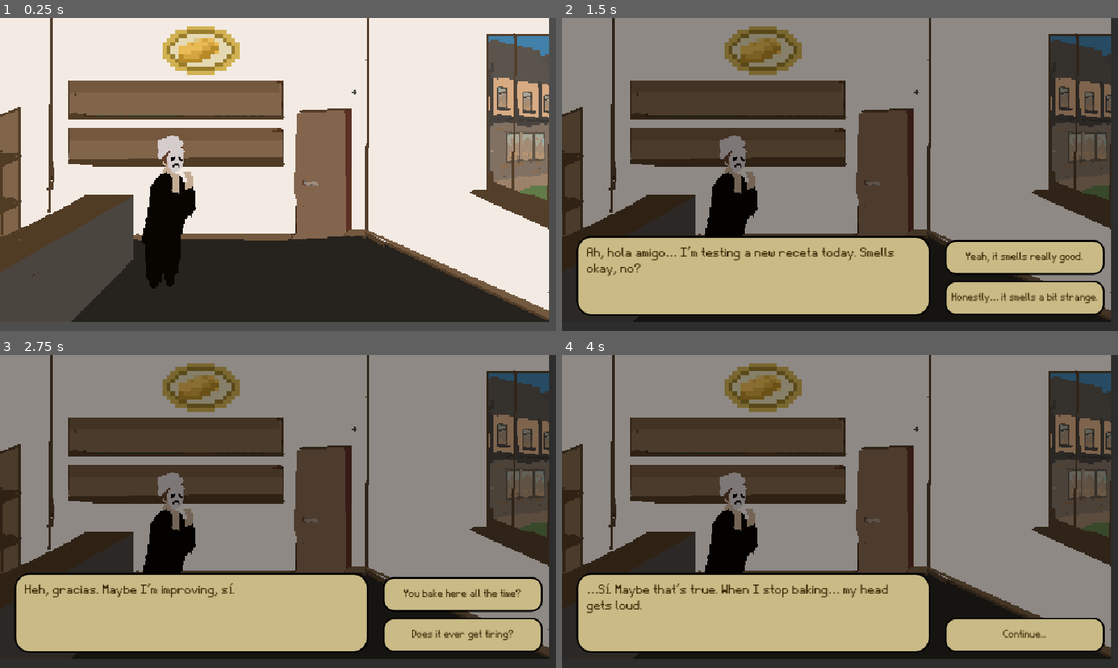
Above: before the commit, frames 1-4 (two rows, left to right).
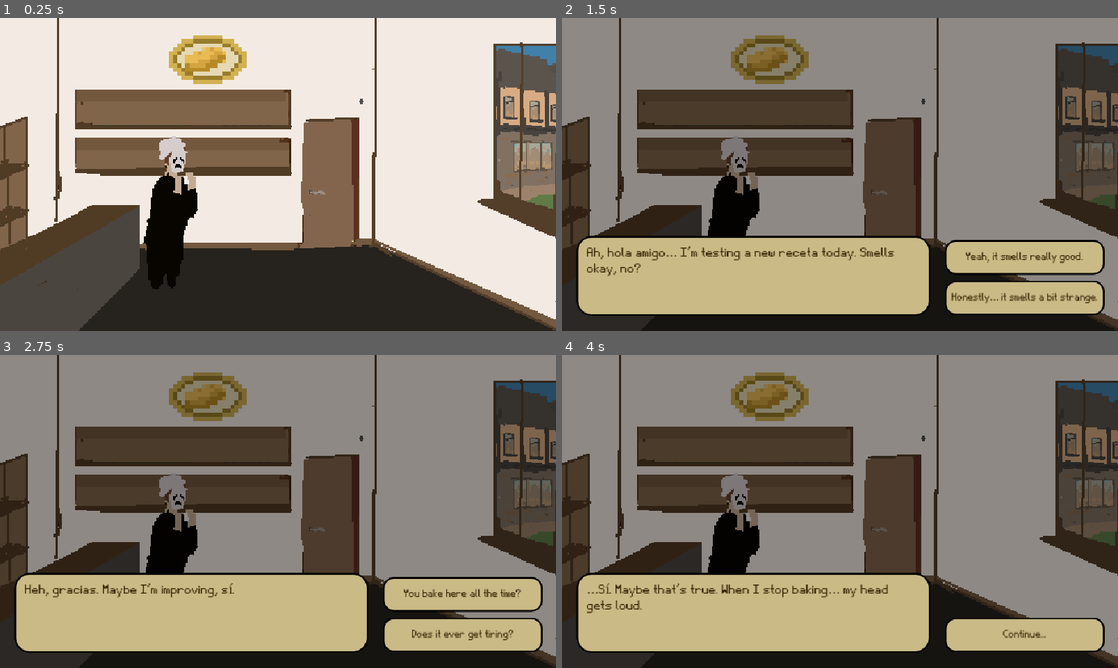
Above: after the commit, the same moments.

Repository: MichaelRRyan/GGJ-2026-Unmasked
Game: Godot game, scene res://Levels/level_bakery.tscn
The game is run twice, just before and just after one commit, with the same random seed, the same clock (stepped at 60 frames per second) and the same inputs. This scene is started directly instead of the project's main scene. The engine's default icon, where the game draws it, is replaced by a stand-in: a white triangle on a blue panel in a dark square.
Inputs (mouse positions are in pixels of both pictures, inside the frame that each line leads up to):
- Up to frame 1 (0.25 s): no input
- Up to frame 2 (1.5 s): tap Enter at 0.5 s; move the mouse to (962, 158) at 0.52 s; press the mouse at (962, 158) at 0.53 s; tap Space at 1.25 s; move the mouse to (728, 190) at 1.27 s; release the mouse at (728, 190) at 1.28 s; click (728, 190) at 1.35 s
- Up to frame 3 (2.75 s): click "Yeah, it smells really good." at 2 s
- Up to frame 4 (4 s): click "You bake here all the time?" at 2.75 s; click "Sounds like work helps you av…" at 3.5 s

The runs differ from the first frame. In frame 1, 27% of the frame differs, in the area x 0-100%, y 0-100%; in frame 2, 21%; in frame 3, 21%; in frame 4, 21%.

Commit message:
Fixed dialogue bugs and adjusted backgrounds

Diff:
--- a/Features/DialogueSystem/dialogue_data.gd
+++ b/Features/DialogueSystem/dialogue_data.gd
@@ -3,7 +3,7 @@
 var text : String = ""
 var speaker_name : String = ""
 var next_dialogue_tag : String = ""
-var responses : Array = [] # Contains dialogue data?
+var responses : Array = [] # Contains dialogue data
 
 
 func _init(dialogue_json: Dictionary) -> void:
--- a/Features/DialogueSystem/dialogue_interface.gd
+++ b/Features/DialogueSystem/dialogue_interface.gd
@@ -26,18 +26,30 @@
 
 		# Display dialogue options as buttons.
 		if not dialogue_data.responses.is_empty():
-			for i in dialogue_data.responses.size():
-				var optionScene : Button = ResponseOptionScene.instantiate()
-				optionScene.text = dialogue_data.responses[i].text
-				optionScene.connect("pressed", _option_selected.bind(i))
-				$DialogueOptions.add_child(optionScene)
+			_add_response_options(dialogue_data.responses)
 
-		# Else display a "Continue..." button,
-		else:
-			var optionScene : Button = ResponseOptionScene.instantiate()
-			optionScene.text = "Continue..."
-			optionScene.connect("pressed", _on_continue_pressed)
-			$DialogueOptions.add_child(optionScene)
+		else: # Else display a "Continue..." button,
+			_add_continue_button()
+
+	else:
+		_add_continue_button()
+
+
+#-------------------------------------------------------------------------------
+func _add_response_options(responses : Array) -> void:
+	for i in responses.size():
+		var optionScene : Button = ResponseOptionScene.instantiate()
+		optionScene.text = responses[i].text
+		optionScene.connect("pressed", _option_selected.bind(i))
+		$DialogueOptions.add_child(optionScene)
+
+
+#-------------------------------------------------------------------------------
+func _add_continue_button() -> void:
+	var optionScene : Button = ResponseOptionScene.instantiate()
+	optionScene.text = "Continue..."
+	optionScene.connect("pressed", _on_continue_pressed)
+	$DialogueOptions.add_child(optionScene)
 
 
 #-------------------------------------------------------------------------------
--- a/Levels/level_bakery.tscn
+++ b/Levels/level_bakery.tscn
@@ -1,22 +1,20 @@
-[gd_scene format=3 uid="uid://xqfivvuoaboy"]
+[gd_scene format=3 uid="uid://dntulj0epjws1"]
 
 [ext_resource type="PackedScene" uid="uid://p8me13tpt1is" path="res://Levels/level_base.tscn" id="1_gbif7"]
 [ext_resource type="PackedScene" uid="uid://cja4dwr4nk8gf" path="res://Features/Door2D/door.tscn" id="2_6qocl"]
 [ext_resource type="Texture2D" uid="uid://ca1rf3io7v4sm" path="res://Assets/Images/bakery/bakery_location.png" id="2_imupn"]
-[ext_resource type="PackedScene" uid="uid://s1to4w3wy36g" path="res://Features/NPC2D/baker.tscn" id="5_40o6h"]
+[ext_resource type="PackedScene" path="res://Features/NPC2D/baker.tscn" id="5_40o6h"]
 
 [node name="LevelBase" unique_id=391544845 instance=ExtResource("1_gbif7")]
 
-[node name="Pub" type="Sprite2D" parent="." index="0" unique_id=2086786960]
-texture_filter = 1
-position = Vector2(-6, -8)
+[node name="Background" parent="." index="0" unique_id=2026553354]
 texture = ExtResource("2_imupn")
 
+[node name="Baker" parent="." index="3" unique_id=2110108148 instance=ExtResource("5_40o6h")]
+position = Vector2(-95, 26)
+scale = Vector2(1.2, 1.2)
+
 [node name="Door" parent="Entities" parent_id_path=PackedInt32Array(721033671) index="0" unique_id=702500341 instance=ExtResource("2_6qocl")]
-position = Vector2(39, 4.7683716e-07)
+position = Vector2(46, 6.9999995)
 scale = Vector2(0.38, 0.85)
 scene = "res://Levels/level_overworld.tscn"
-
-[node name="Baker" parent="." index="4" unique_id=2110108148 instance=ExtResource("5_40o6h")]
-position = Vector2(-97, 25)
-scale = Vector2(1.2, 1.2)
--- a/Levels/level_bar.tscn
+++ b/Levels/level_bar.tscn
@@ -1,22 +1,21 @@
-[gd_scene format=3 uid="uid://c5q25f1ebu2fa"]
+[gd_scene format=3 uid="uid://bbadv576g0ryo"]
 
 [ext_resource type="PackedScene" uid="uid://p8me13tpt1is" path="res://Levels/level_base.tscn" id="1_f8ooi"]
 [ext_resource type="Texture2D" uid="uid://cykirs728knxr" path="res://Assets/Images/Pub/pub.png" id="2_rli2f"]
 [ext_resource type="PackedScene" uid="uid://cja4dwr4nk8gf" path="res://Features/Door2D/door.tscn" id="3_10l4y"]
-[ext_resource type="PackedScene" uid="uid://dvke5l0xh2d30" path="res://Features/NPC2D/barman.tscn" id="4_sqqi2"]
+[ext_resource type="PackedScene" path="res://Features/NPC2D/barman.tscn" id="4_sqqi2"]
 
 [node name="LevelBase" unique_id=391544845 instance=ExtResource("1_f8ooi")]
 
-[node name="Pub" type="Sprite2D" parent="." index="0" unique_id=2090149050]
-texture_filter = 1
-position = Vector2(-6, -8)
+[node name="Background" parent="." index="0" unique_id=2026553354]
+scale = Vector2(0.987729, 0.9908061)
 texture = ExtResource("2_rli2f")
 
+[node name="Barman" parent="." index="3" unique_id=2110108148 instance=ExtResource("4_sqqi2")]
+position = Vector2(-66, 15)
+scale = Vector2(1.4, 1.4)
+
 [node name="Door" parent="Entities" parent_id_path=PackedInt32Array(721033671) index="0" unique_id=702500341 instance=ExtResource("3_10l4y")]
-position = Vector2(110, -21)
+position = Vector2(114, -13.000002)
 scale = Vector2(0.44, 1.0194193)
 scene = "res://Levels/level_overworld.tscn"
-
-[node name="Barman" parent="." index="4" unique_id=2110108148 instance=ExtResource("4_sqqi2")]
-position = Vector2(-76, 10.000002)
-scale = Vector2(1.4, 1.4)
